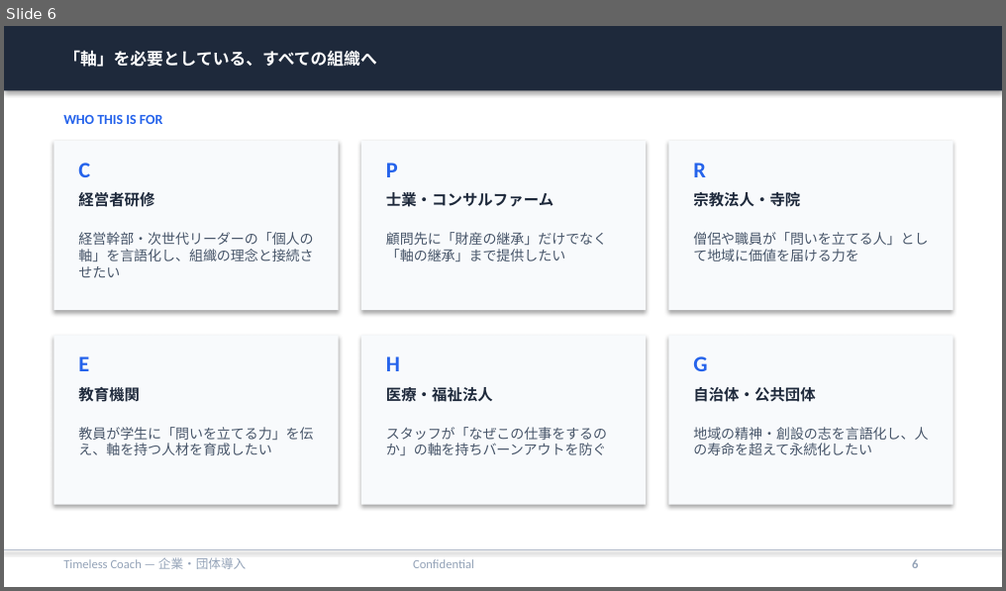
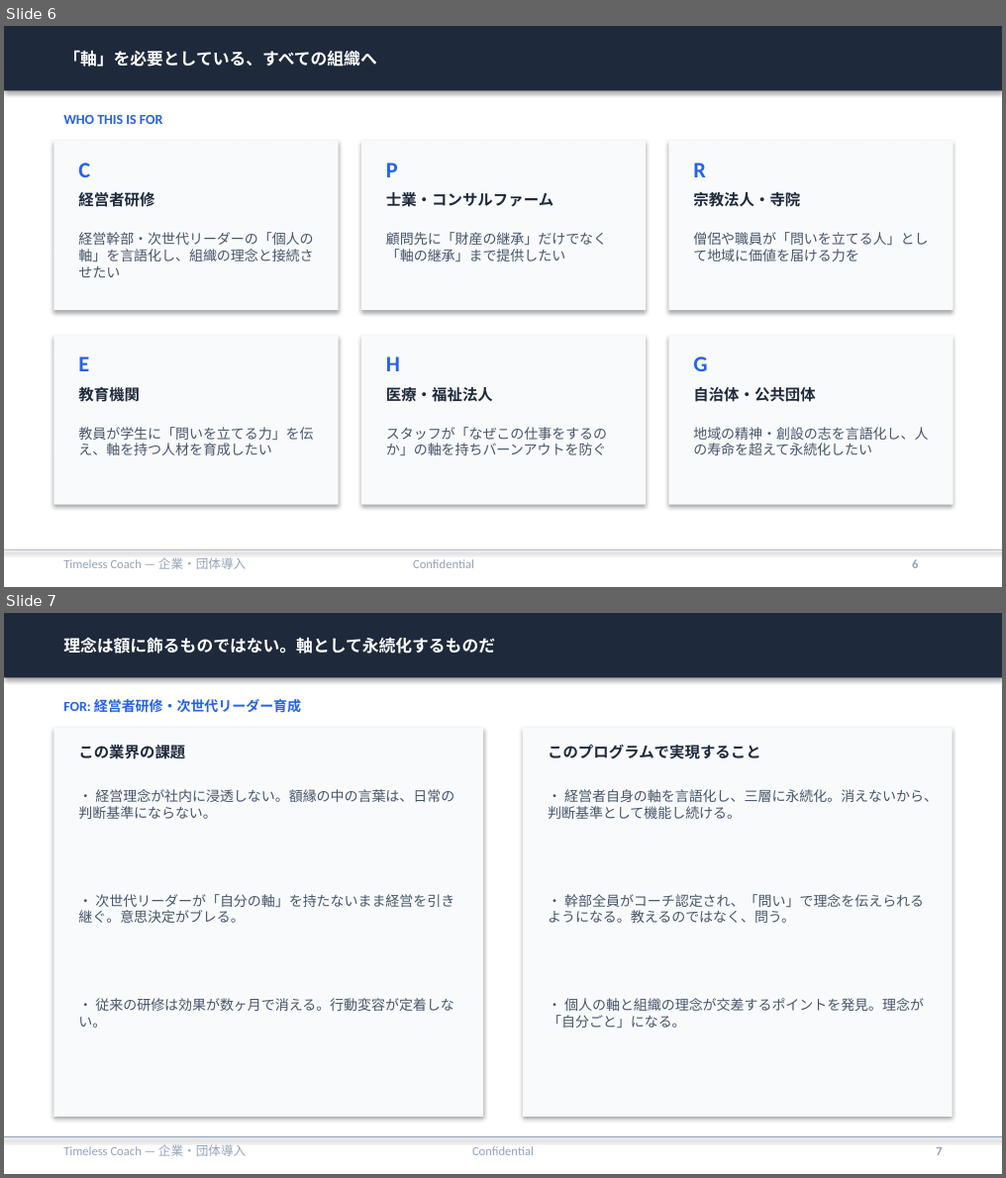
Before and after one commit to tokistorage/lp, a slide deck: timeless-coach-corporate.pptx. Shown one above the other, each under a label of ours: slide 6 before the commit, slides 6 and 7 after it. The pictures are 1006x591 and 1006x1178 pixels, drawn with LibreOffice and Linux fonts; fonts in the diff are those of the drawing. Boxes give left, top, right and bottom in pixels: in the first picture for what was removed or moved away, otherwise in the second. Text is boxed around its words. In the diff, an @@ line names an element or a change of style, - is before the commit and + after.

```diff
--- a/timeless-coach-corporate.pptx
+++ b/timeless-coach-corporate.pptx
@@ slide 7 added at (4,613,1002,1174), background #FFFFFF @@
@@ rectangle added at (4,613,1002,678), fill #1E293B @@
@@ text added at (63,637,495,654), 12 pt, text #FFFFFF, bold @@
+理念は額に飾るものではない。軸として永続化するものだ
@@ text added at (63,699,301,713), 10 pt, text #2563EB, bold @@
+FOR: 経営者研修・次世代リーダー育成
@@ rectangle added at (54,728,483,1117), fill #F8FAFC @@
@@ rectangle added at (523,728,952,1117), fill #F8FAFC @@
@@ text added at (78,745,185,760), 11 pt, text #1E293B, bold @@
+この業界の課題
@@ text added at (548,745,761,760), 11 pt, text #1E293B, bold @@
+このプログラムで実現すること
@@ text added at (78,789,454,819), 10 pt, text #475569 @@
+• 経営理念が社内に浸透しない。額縁の中の言葉は、日常の判断基準にならない。
@@ text added at (548,789,938,819), 10 pt, text #475569 @@
+• 経営者自身の軸を言語化し、三層に永続化。消えないから、判断基準として機能し続ける。
@@ text added at (78,894,454,923), 10 pt, text #475569 @@
+• 次世代リーダーが「自分の軸」を持たないまま経営を引き継ぐ。意思決定がブレる。
@@ text added at (548,894,924,923), 10 pt, text #475569 @@
+• 幹部全員がコーチ認定され、「問い」で理念を伝えられるようになる。教えるのではなく、問う。
@@ text added at (78,998,453,1028), 10 pt, text #475569 @@
+• 従来の研修は効果が数ヶ月で消える。行動変容が定着しない。
@@ text added at (548,998,924,1028), 10 pt, text #475569 @@
+• 個人の軸と組織の理念が交差するポイントを発見。理念が「自分ごと」になる。
@@ rectangle added at (4,1137,1002,1138), fill #94A3B8 @@
@@ text added at (63,1145,246,1157), 9 pt, text #94A3B8 @@
+Timeless Coach — 企業・団体導入
@@ text added at (472,1147,534,1156), 9 pt, text #94A3B8 @@
+Confidential
@@ text added at (936,1148,942,1156), 9 pt, text #94A3B8, bold @@
+7
```
Also in this commit, not shown: 5 slides changed, 5 other slides added, 1 other file.
